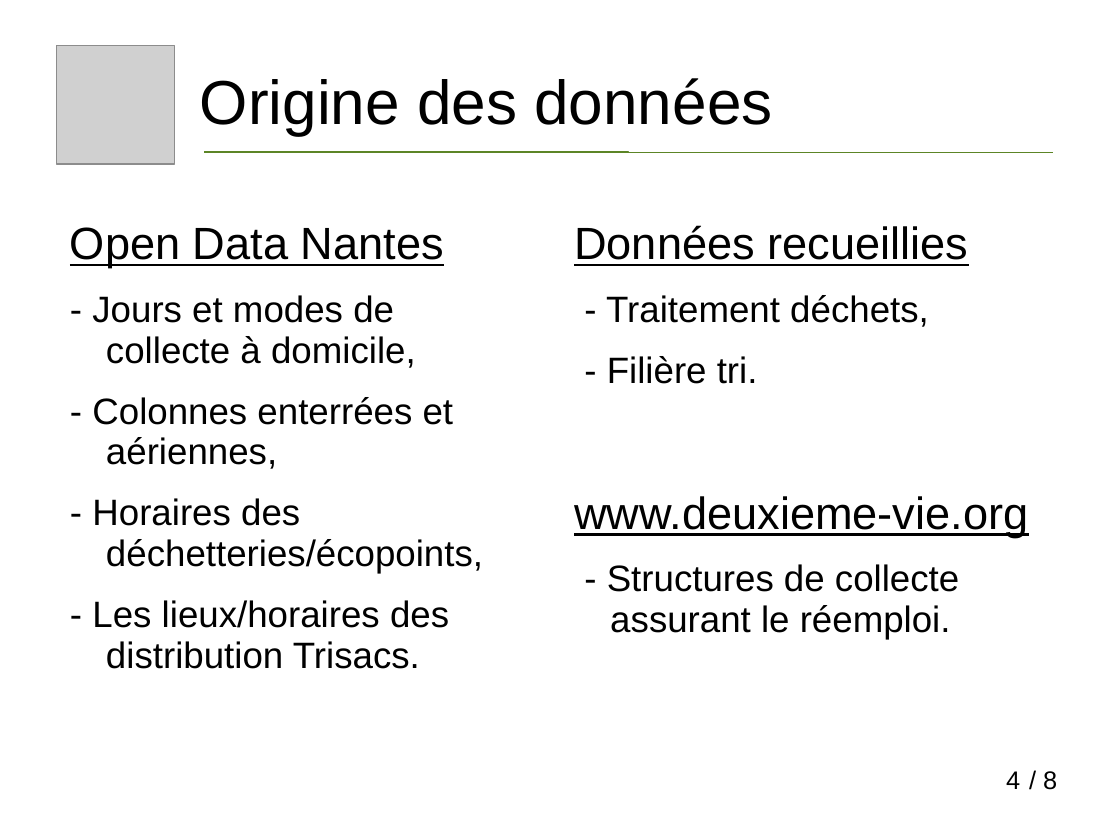
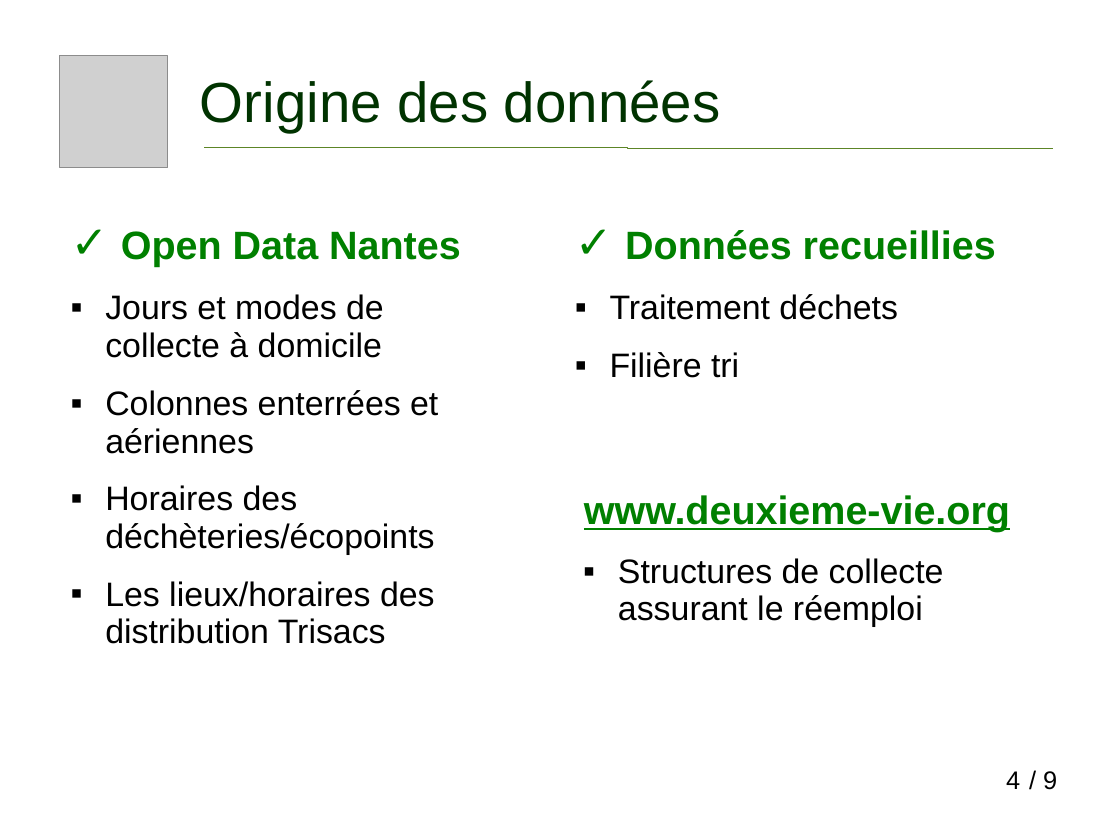
Before and after one commit to vivreanantes/VivreANantes_Complements, a slide deck: slide 4 of doc/Presentation_Mieux_Trier_A_Nantes.ppt. Drawn at 1120x840 pixels with LibreOffice and Linux fonts; fonts in the diff are those of the drawing; grey boxes stand for pictures. Boxes give left, top, right and bottom in pixels: in the first picture for what was removed or moved away, otherwise in the second. Text is boxed around its words. In the diff, an @@ line names an element or a change of style, - is before the commit and + after.

```diff
--- a/doc/Presentation_Mieux_Trier_A_Nantes.ppt
+++ b/doc/Presentation_Mieux_Trier_A_Nantes.ppt
@@ picture: place and size @@
-picture at [56, 46, 175, 165]
+picture at [60, 56, 168, 168]
@@ text "Origine des données" at [200, 80, 720, 132]: size 44 to 40 pt, text colour #000000 to #003300 @@
@@ elbow line moved from (204, 152) - (1053, 152) to (204, 148) - (1053, 148) @@
@@ text at [121, 231, 461, 267]: size 32 to 28 pt, text colour #000000 to #008000, bold on, underline off in "Open Data Nantes"; bullet none to ✓ @@
@@ text at [625, 230, 996, 260]: size 32 to 28 pt, text colour #000000 to #008000, bold on, underline off in "Données recueillies"; bullet none to ✓ @@
@@ text at [105, 294, 438, 644]: text changed; size 26 to 24 pt @@
-- Jours et modes de collecte à domicile,
-- Colonnes enterrées et aériennes,
-- Horaires des déchetteries/écopoints,
-- Les lieux/horaires des distribution Trisacs.
+▪ Jours et modes de collecte à domicile
+▪ Colonnes enterrées et aériennes
+▪ Horaires des déchèteries/écopoints
+▪ Les lieux/horaires des distribution Trisacs
@@ text at [610, 294, 898, 378]: text changed; size 26 to 24 pt @@
-- Traitement déchets,
-- Filière tri.
+▪ Traitement déchets
+▪ Filière tri
@@ text "www.deuxieme-vie.org": place and size @@
-text "www.deuxieme-vie.org" at [574, 496, 1028, 640]
+text "www.deuxieme-vie.org" at [584, 495, 1010, 627]
@@ text at [584, 495, 1010, 532]: size 32 to 28 pt, text colour #000000 to #008000, bold on in "www.deuxieme-vie.org"; indent changed @@
@@ text at [618, 558, 944, 627]: text changed; size 26 to 24 pt @@
-- Structures de collecte assurant le réemploi.
+▪ Structures de collecte assurant le réemploi
@@ text at [1043, 771, 1057, 790]: text changed @@
-/ 8
+/ 9
```
Also in this commit, not shown: 7 other slides changed, 1 slide added, 1 slide removed, 34 other files.
